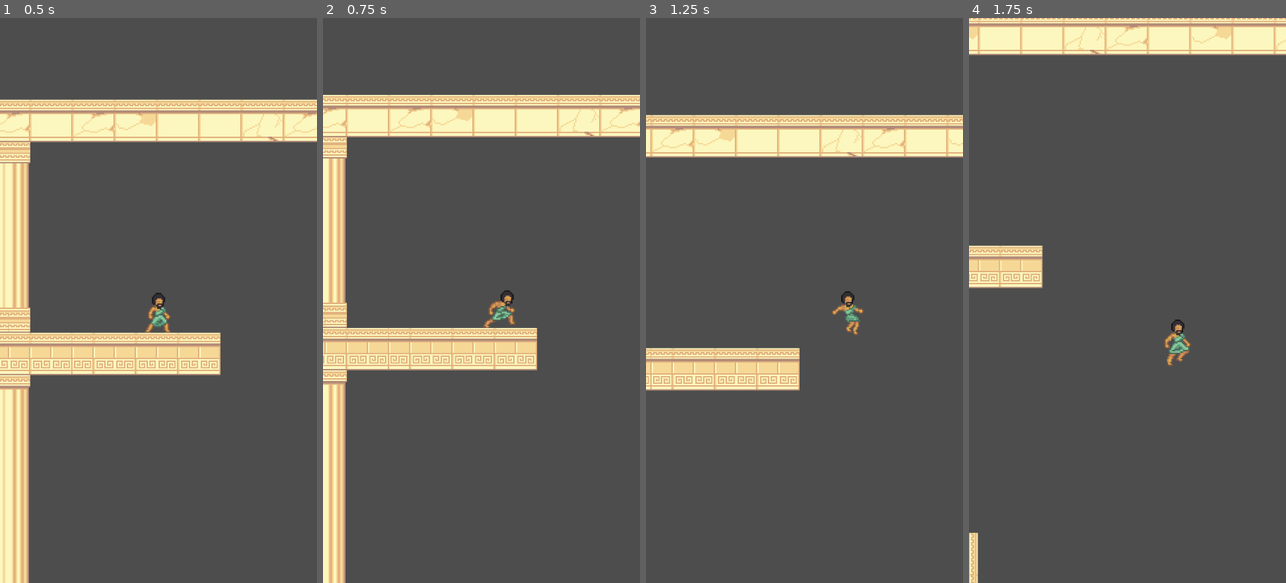
Above: before the commit, frames 1-4 (left to right).
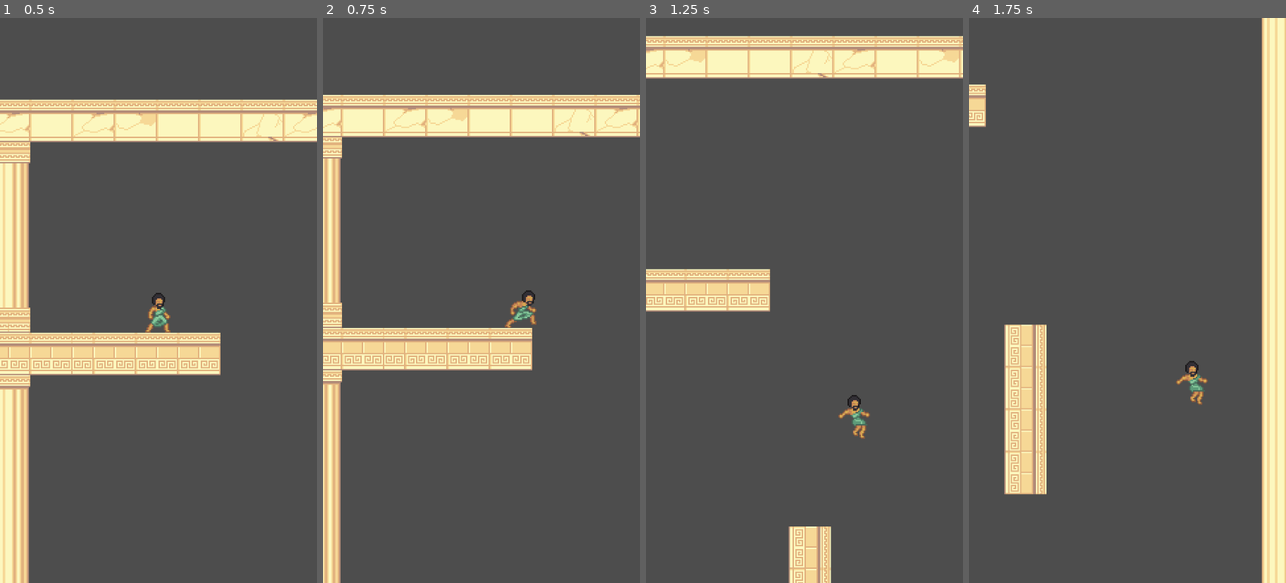
Above: after the commit, the same moments.

Repository: suhailpahmin/brackeysjam
Game: Godot game, scene res://scenes/game.tscn
Two runs of this game, one before a commit and one after it. Both use one fixed random seed, a clock stepped at 60 frames per second and the inputs below.
Inputs:
- Up to frame 1 (0.5 s): no input
- Up to frame 2 (0.75 s): hold D (move_right) from 0.53 s (still down); tap Shift (dash, bound only after the commit) at 0.6 s
- Up to frame 3 (1.25 s): keep holding D (move_right); tap Space (jump) at 0.77 s
- Up to frame 4 (1.75 s): keep holding D (move_right); tap Shift (dash, bound only after the commit) at 1.35 s; tap Space (jump) at 1.52 s

Frame 1 is identical in both runs. In frame 2, 6.5% of the frame differs, in the area x 0-100%, y 13-100%; in frame 3, 24%, in the area x 0-100%, y 3-100%; in frame 4, 21%.

Commit message:
added music, fixed platforms x gap, added dash

Diff:
--- a/project.godot
+++ b/project.godot
@@ -14,6 +14,10 @@
 run/main_scene="res://scenes/game.tscn"
 config/features=PackedStringArray("4.3", "GL Compatibility")
 config/icon="res://icon.svg"
+
+[autoload]
+
+Global="*res://scripts/global.gd"
 
 [display]
 
@@ -40,6 +44,12 @@
 , Object(InputEventJoypadButton,"resource_local_to_scene":false,"resource_name":"","device":-1,"button_index":0,"pressure":0.0,"pressed":false,"script":null)
 ]
 }
+dash={
+"deadzone": 0.5,
+"events": [Object(InputEventKey,"resource_local_to_scene":false,"resource_name":"","device":-1,"window_id":0,"alt_pressed":false,"shift_pressed":false,"ctrl_pressed":false,"meta_pressed":false,"pressed":false,"keycode":0,"physical_keycode":4194325,"key_label":0,"unicode":0,"location":0,"echo":false,"script":null)
+, Object(InputEventJoypadButton,"resource_local_to_scene":false,"resource_name":"","device":-1,"button_index":9,"pressure":0.0,"pressed":false,"script":null)
+]
+}
 
 [layer_names]
 
--- a/scenes/blocks/block_a.gd
+++ b/scenes/blocks/block_a.gd
@@ -1,7 +1,15 @@
 extends Node2D
 
-@export var tileSpeed: float  = 0.1
+var blockSpeed: float = 0.0
+var blockMinBaseSpeed: float = 0.1
+var blockMaxBaseSpeed: float = 0.5
+var maxSpeed: float = 2.0
+
+func _ready() -> void:
+	# Randomize block speed
+	blockSpeed = randf_range(blockMinBaseSpeed, blockMaxBaseSpeed)
 
 # Called every frame. 'delta' is the elapsed time since the previous frame.
 func _process(_delta: float) -> void:
-	position.y -= tileSpeed
+	var speed = Global.currentSpeed + blockSpeed
+	position.y -= clamp(speed, 0.0, maxSpeed)
--- a/scenes/game.tscn
+++ b/scenes/game.tscn
@@ -1,10 +1,12 @@
-[gd_scene load_steps=14 format=4 uid="uid://bvxwedu8woil"]
+[gd_scene load_steps=17 format=4 uid="uid://bvxwedu8woil"]
 
 [ext_resource type="PackedScene" uid="uid://vsvgdhees6se" path="res://scenes/moving_platform_generator.tscn" id="1_53v20"]
 [ext_resource type="PackedScene" uid="uid://dobu63j163ox6" path="res://scenes/player.tscn" id="1_aaxdv"]
 [ext_resource type="PackedScene" uid="uid://cp24hkn6dug6m" path="res://scenes/pillar_generator.tscn" id="1_jwqlg"]
+[ext_resource type="Script" path="res://scripts/game.gd" id="1_qh83s"]
 [ext_resource type="Texture2D" uid="uid://cnr1pb0e5t5og" path="res://assets/tilesets/tiles.png" id="4_vuipt"]
 [ext_resource type="PackedScene" uid="uid://bovgi8mftnrum" path="res://scenes/platforms_garbage.tscn" id="5_i5dhh"]
+[ext_resource type="AudioStream" uid="uid://b3v5isslvsfj4" path="res://assets/music/greek.mp3" id="5_nhhwu"]
 
 [sub_resource type="TileMapPattern" id="TileMapPattern_avmsf"]
 tile_data = PackedInt32Array(0, 1, 4, 65536, 1, 5, 1, 65537, 4, 65537, 65537, 5)
@@ -150,7 +152,11 @@
 pattern_4 = SubResource("TileMapPattern_lh34f")
 pattern_5 = SubResource("TileMapPattern_4s5v5")
 
+[sub_resource type="WorldBoundaryShape2D" id="WorldBoundaryShape2D_p3u6y"]
+distance = -62.0
+
 [node name="Game" type="Node2D"]
+script = ExtResource("1_qh83s")
 
 [node name="PillarGenerator" parent="." instance=ExtResource("1_jwqlg")]
 position = Vector2(2, 477)
@@ -171,6 +177,10 @@
 position_smoothing_enabled = true
 position_smoothing_speed = 3.0
 
+[node name="AudioStreamPlayer2D" type="AudioStreamPlayer2D" parent="Player"]
+stream = ExtResource("5_nhhwu")
+autoplay = true
+
 [node name="Tilemap" type="TileMapLayer" parent="."]
 position = Vector2(2, -1)
 tile_map_data = PackedByteArray("AAD8/wIAAQAAAAQAAAD8/wMAAQAAAAUAAAD9/wMAAQABAAUAAAD6/wIAAQAAAAQAAAD6/wMAAQAAAAUAAAD7/w …(3408 unchanged characters)…
@@ -178,3 +188,16 @@
 
 [node name="PlatformsGarbage" parent="." instance=ExtResource("5_i5dhh")]
 position = Vector2(0, -212)
+
+[node name="SpeedTimer" type="Timer" parent="."]
+wait_time = 10.0
+autostart = true
+
+[node name="GameStartPoint" type="Area2D" parent="."]
+
+[node name="CollisionShape2D" type="CollisionShape2D" parent="GameStartPoint"]
+position = Vector2(0, 4)
+shape = SubResource("WorldBoundaryShape2D_p3u6y")
+
+[connection signal="timeout" from="SpeedTimer" to="." method="_on_speed_timer_timeout"]
+[connection signal="body_entered" from="GameStartPoint" to="." method="_on_game_start_point_body_entered"]
--- a/scenes/player.tscn
+++ b/scenes/player.tscn
@@ -725,4 +725,7 @@
 [node name="WallSlidingSound" type="AudioStreamPlayer2D" parent="."]
 stream = ExtResource("7_vu4s3")
 
+[node name="VisibleOnScreenNotifier2D" type="VisibleOnScreenNotifier2D" parent="."]
+
 [connection signal="animation_finished" from="AnimationPlayer" to="." method="_on_animation_player_animation_finished"]
+[connection signal="screen_exited" from="VisibleOnScreenNotifier2D" to="." method="_on_visible_on_screen_notifier_2d_screen_exited"]
--- /dev/null
+++ b/scripts/game.gd
@@ -0,0 +1,22 @@
+extends Node2D
+
+@onready var player: CharacterBody2D = %Player
+#@onready var highScore: Label = $Control/HighScore
+
+var gameStarted: bool = false
+
+func _process(delta: float) -> void:
+	if gameStarted:
+		increaseScore(delta)
+
+func increaseScore(delta: float):
+	# The deeper the player is, the higher the score increases
+	var newScore = delta * abs(player.position.y)
+	Global.highScore += newScore
+	#highScore.text = str(int(Global.highScore))
+
+func _on_speed_timer_timeout() -> void:
+	Global.currentSpeed += 0.1
+
+func _on_game_start_point_body_entered(_body: Node2D) -> void:
+	gameStarted = true
--- /dev/null
+++ b/scripts/global.gd
@@ -0,0 +1,4 @@
+extends Node
+
+var currentSpeed: float = 0.1
+var highScore: float = 0.0
--- a/scripts/moving_platform_generator.gd
+++ b/scripts/moving_platform_generator.gd
@@ -4,9 +4,10 @@
 	preload("res://scenes/blocks/block_a.tscn")
 ]
 
-@export var moveDistance = 500.0
-@export var minBlockAmount = 2
-@export var maxBlockAmount = 5
+@export var moveDistance: float = 500.0
+@export var minBlockAmount: int = 2
+@export var maxBlockAmount: int = 5
+@export var minGap: float = 100.0
 
 @onready var player: CharacterBody2D = %Player
 @onready var spawnCollision: CollisionShape2D = $SpawnArea/CollisionShape2D
@@ -22,11 +23,16 @@
 	var spawnShape = spawnCollision.shape as RectangleShape2D
 	var screenWidth = spawnShape.extents.x * 0.915
 	var blocksToGenerate = randf_range(minBlockAmount, maxBlockAmount) # Generate random blocks amount
+	var previousX = null
 
 	for block in range(blocksToGenerate):
-		# Random X position within screen width
-		var randomX = randf_range(-screenWidth, screenWidth)
-		var randomY = position.y + (block * 100) # Spacing for each block
+		var randomX: float = 0.0
+
+		# Generate a new random X until it's far enough from previous block
+		while previousX != null and abs(randomX - previousX) < minGap:
+			randomX = randf_range(-screenWidth, screenWidth)
+
+		var randomY: float = position.y + (block * 100) # Spacing for each block
 
 		# Instantiate block
 		var instance = blocks[randi() % blocks.size()].instantiate()
@@ -35,5 +41,8 @@
 		# Add block to parent
 		get_parent().add_child.call_deferred(instance)
 
+		# Update previous X
+		previousX = randomX
+
 func _on_generation_timer_timeout() -> void:
 	generateBlocks()
--- a/scripts/player.gd
+++ b/scripts/player.gd
@@ -14,6 +14,16 @@
 @export var jumpBufferTimer: float = 0.1
 @export var wallJumpPower: float = 300.0
 @export var wallSlideFriction: float = 0.6
+
+# Dash Mechanics
+@export_category("Dash")
+@export var dashSpeed: float = 300.0
+@export var dashDuration: float = 0.2
+@export var dashCooldown: float = 0.5
+var isDashing: bool = false
+var dashDirection: Vector2 = Vector2.ZERO
+var dashTimer: float = 0.0
+var canDash: bool = true
 
 var jumpBuffer = false
 var jumpCount = 0
@@ -53,12 +63,21 @@
 	# Sets gravity
 	velocity.y += getGravity() * delta
 
+	# Handle dash
+	if isDashing:
+		dashMovement(delta)
+		return
+
 	# Reset Double Jump
 	if is_on_floor() and jumpCount != 0:
 		jumpCount = 0
 		if jumpBuffer:
 			jump()
 			jumpBuffer = false
+
+	# Handle Dash Input
+	if canDash and Input.is_action_just_pressed("dash"):
+		startDash()
 
 	# Handle jump.
 	if Input.is_action_just_pressed("jump"):
@@ -128,6 +147,24 @@
 		animationPlayer.play(animation)
 		isWallSliding = false
 
+func startDash() -> void:
+	isDashing = true
+	dashTimer = dashDuration
+	dashDirection = Vector2(-1 if FACING_DIRECTION == Direction.LEFT else 1, 0)
+	canDash = false
+
+	# Start cooldown timer
+	get_tree().create_timer(dashCooldown).timeout.connect(_on_dash_cooldown)
+
+func dashMovement(delta: float) -> void:
+	dashTimer -= delta
+	if dashTimer <= 0.0:
+		isDashing = false
+		velocity = Vector2.ZERO
+	else:
+		velocity = dashDirection * dashSpeed
+		move_and_slide()
+
 # Returns jump gravity or fall gravity
 func getGravity() -> float:
 	return jumpGravity if velocity.y < 0.0 else fallGravity
@@ -144,3 +181,9 @@
 		animationPlayer.play("wall_sliding_left")
 	elif anim_name == "wall_slide_right":
 		animationPlayer.play("wall_sliding_right")
+
+func _on_visible_on_screen_notifier_2d_screen_exited() -> void:
+	print("DIED")
+
+func _on_dash_cooldown() -> void:
+	canDash = true
Not shown, added: assets/music/greek.mp3.import
Not shown, added: assets/music/greek.mp3
